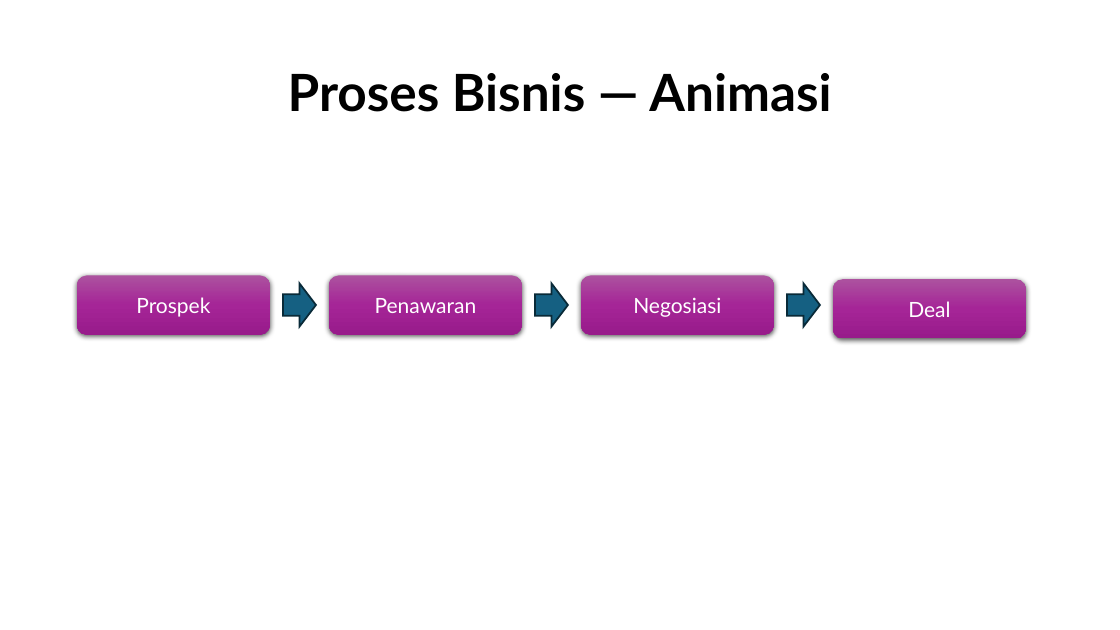
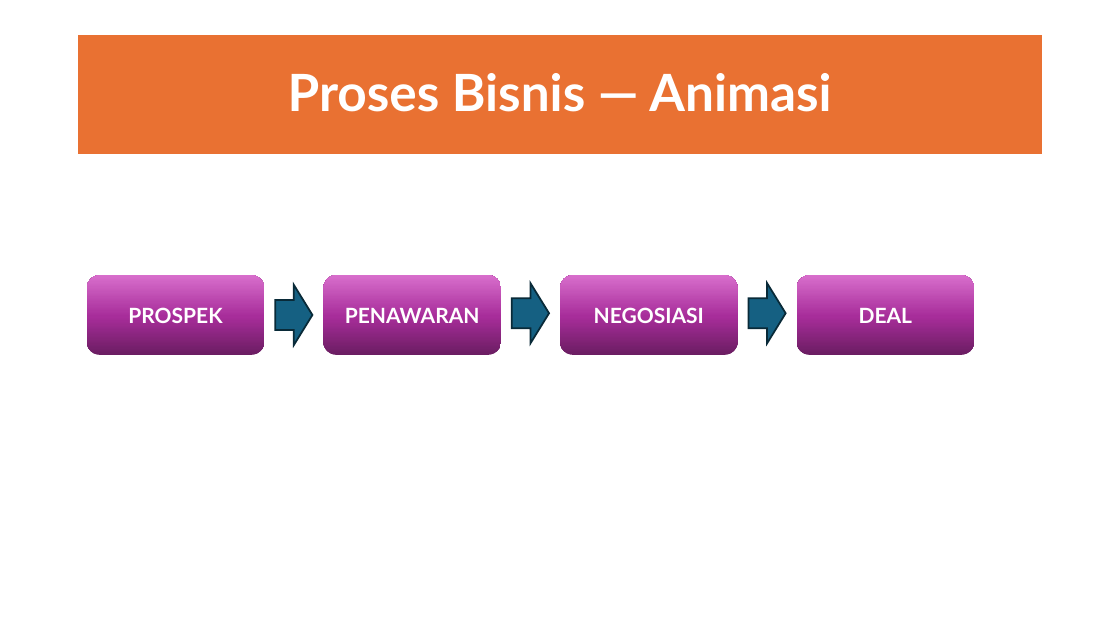
Before and after one commit to onysu/kursus, a slide deck: slide 1 of assets/files/animasi-proses-bisnis.pptx. Drawn at 1120x630 pixels with LibreOffice and Linux fonts; fonts in the diff are those of the drawing. Boxes give left, top, right and bottom in pixels: in the first picture for what was removed or moved away, otherwise in the second. Text is boxed around its words. In the diff, an @@ line names an element or a change of style, - is before the commit and + after.

```diff
--- a/assets/files/animasi-proses-bisnis.pptx
+++ b/assets/files/animasi-proses-bisnis.pptx
@@ title "Proses Bisnis — Animasi": place and size @@
-title "Proses Bisnis — Animasi" at bbox=[288, 73, 831, 112]
+title "Proses Bisnis — Animasi" at bbox=[77, 34, 1044, 155]
@@ title "Proses Bisnis — Animasi" at bbox=[77, 34, 1044, 155]: text colour #000000 to #FFFFFF; fill none to #E97132; outline none to #FFFFFF 2 pt @@
@@ rounded rectangle "PROSPEK": place and size @@
-rounded rectangle "PROSPEK" at bbox=[77, 276, 271, 334]
+rounded rectangle "PROSPEK" at bbox=[87, 275, 264, 355]
@@ right arrow: place and size @@
-right arrow at bbox=[535, 283, 568, 327]
+right arrow at bbox=[276, 285, 313, 345]
@@ right arrow removed at bbox=[283, 283, 316, 327] @@
@@ rounded rectangle "PENAWARAN": place and size @@
-rounded rectangle "PENAWARAN" at bbox=[329, 276, 523, 334]
+rounded rectangle "PENAWARAN" at bbox=[323, 275, 501, 355]
@@ right arrow: place and size @@
-right arrow at bbox=[787, 283, 820, 327]
+right arrow at bbox=[512, 283, 549, 344]
@@ rounded rectangle "NEGOSIASI": place and size @@
-rounded rectangle "NEGOSIASI" at bbox=[581, 276, 775, 334]
+rounded rectangle "NEGOSIASI" at bbox=[560, 275, 738, 355]
@@ right arrow added at bbox=[749, 283, 786, 344], fill #156082, outline #092A39 1.5 pt @@
@@ fill gradient #AC53A0 to #A62598 to #991C8B to gradient #6B1D62 to #A72D9A to #D86ECC; shadow off in 4 elements at bbox=[87, 275, 264, 355], bbox=[560, 275, 738, 355], bbox=[323, 275, 501, 355], bbox=[797, 275, 974, 355] @@
@@ rounded rectangle "DEAL": place and size @@
-rounded rectangle "DEAL" at bbox=[833, 279, 1027, 338]
+rounded rectangle "DEAL" at bbox=[797, 275, 974, 355]
@@ text in rounded rectangle at bbox=[128, 307, 222, 323]: text changed; bold on @@
-Prospek
+PROSPEK
@@ text in rounded rectangle at bbox=[345, 308, 480, 323]: text changed; bold on @@
-Penawaran
+PENAWARAN
@@ text in rounded rectangle at bbox=[594, 307, 704, 323]: text changed; bold on @@
-Negosiasi
+NEGOSIASI
@@ text in rounded rectangle at bbox=[859, 308, 912, 323]: text changed; bold on @@
-Deal
+DEAL
```
Also in this commit, not shown: 3 other files.
